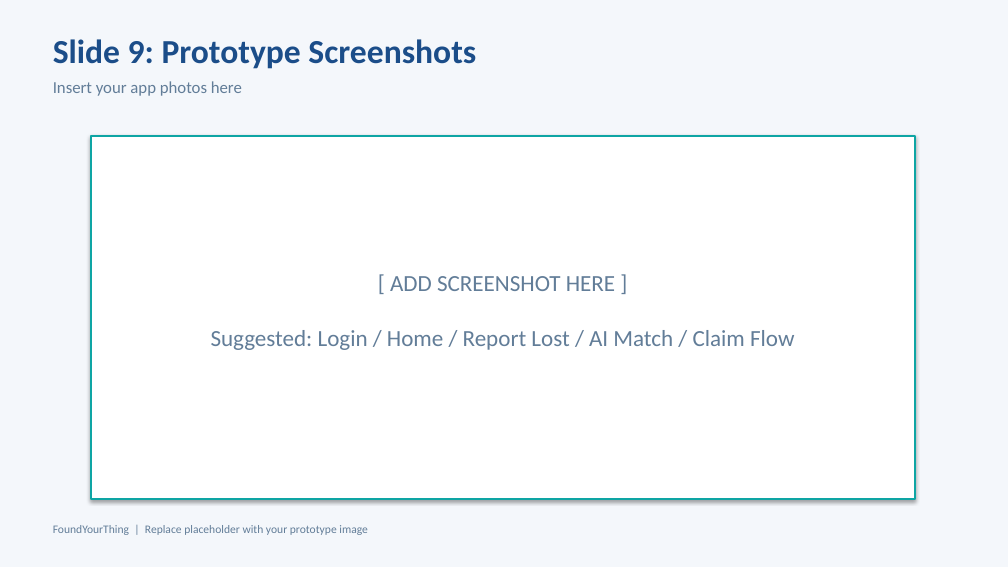
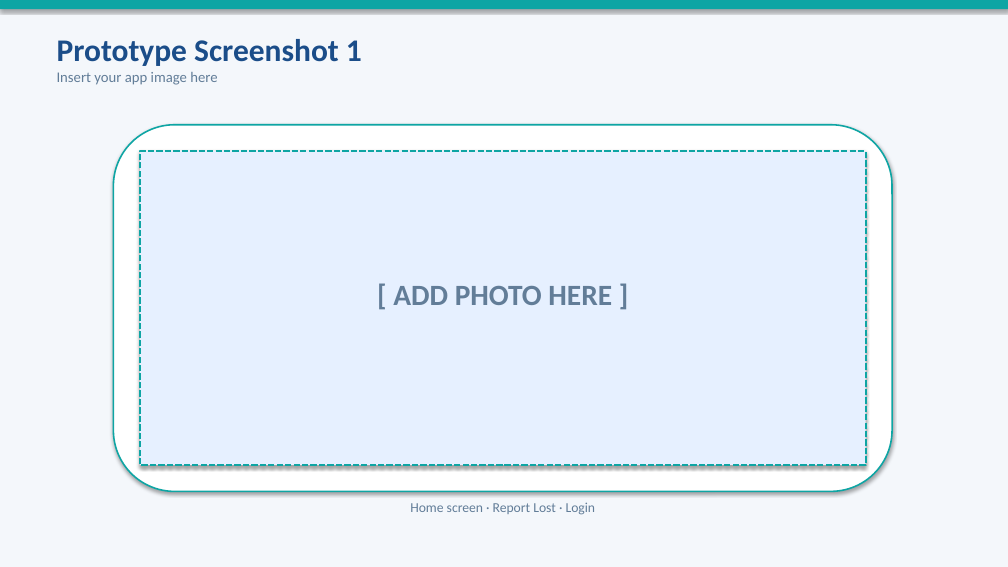
Before and after one commit to sainihalmeda-ai/FoundYourThing, a slide deck: slide 9 of docs/FoundYourThing_IdeaQuest2026.pptx. Drawn at 1008x567 pixels with LibreOffice and Linux fonts; fonts in the diff are those of the drawing. Boxes give left, top, right and bottom in pixels: in the first picture for what was removed or moved away, otherwise in the second. Text is boxed around its words. In the diff, an @@ line names an element or a change of style, - is before the commit and + after.

```diff
--- a/docs/FoundYourThing_IdeaQuest2026.pptx
+++ b/docs/FoundYourThing_IdeaQuest2026.pptx
@@ rectangle added at bbox=[0, 0, 1008, 9], fill #0EA5A4 @@
@@ text at bbox=[57, 39, 362, 85]: text changed; size 32 to 14 pt; text colour #1B4D89 to #627D98; bold off @@
-Slide 9: Prototype Screenshots
-Insert your app photos here
+Prototype Screenshot 1
+Insert your app image here
@@ rounded rectangle added at bbox=[113, 125, 892, 492], fill #FFFFFF, outline #0EA5A4 1.5 pt @@
@@ rectangle: place and size @@
-rectangle at bbox=[91, 136, 915, 499]
+rectangle at bbox=[140, 151, 866, 465]
@@ rectangle at bbox=[140, 151, 866, 465]: fill #FFFFFF to #E6F0FF; outline #0EA5A4 2 pt to #0EA5A4 2 pt dashed @@
@@ text "[ ADD PHOTO HERE ]" at bbox=[393, 286, 612, 305]: vertical alignment middle to top @@
@@ text at bbox=[393, 286, 612, 305]: text changed; size 22 to 28 pt; bold on @@
-[ ADD SCREENSHOT HERE ]
-Suggested: Login / Home / Report Lost / AI Match / Claim Flow
+[ ADD PHOTO HERE ]
@@ text added at bbox=[410, 502, 596, 515], 13 pt, text #627D98 @@
+Home screen · Report Lost · Login
@@ text removed at bbox=[53, 525, 368, 535] @@
-FoundYourThing | Replace placeholder with your prototype image
```
Also in this commit, not shown: 7 other slides changed, 2 slides added, 2 slides removed, 1 other file.
